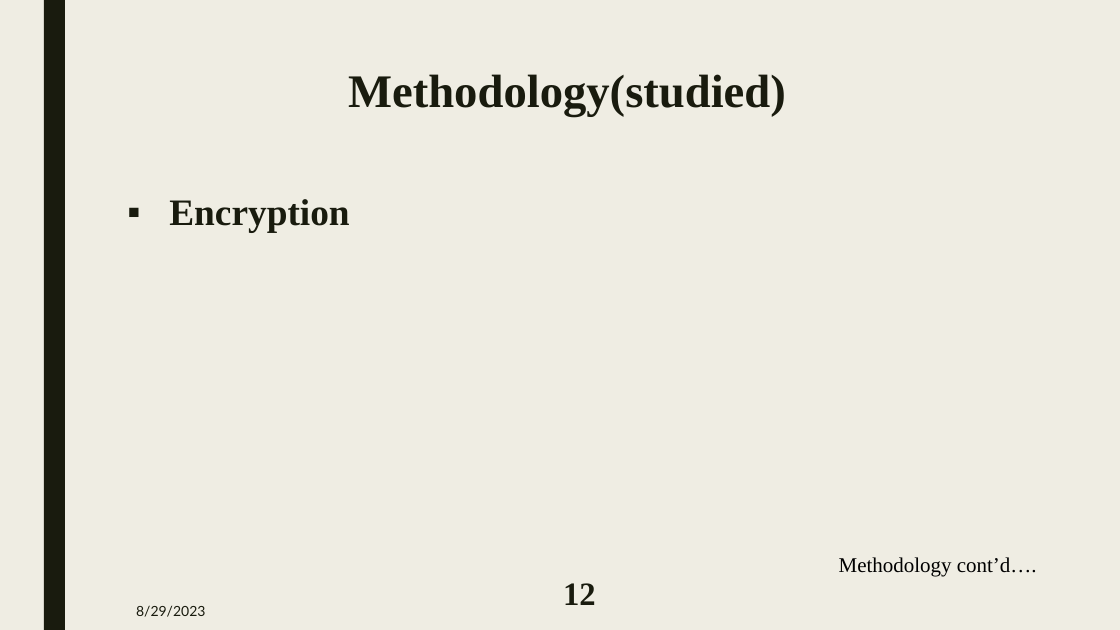
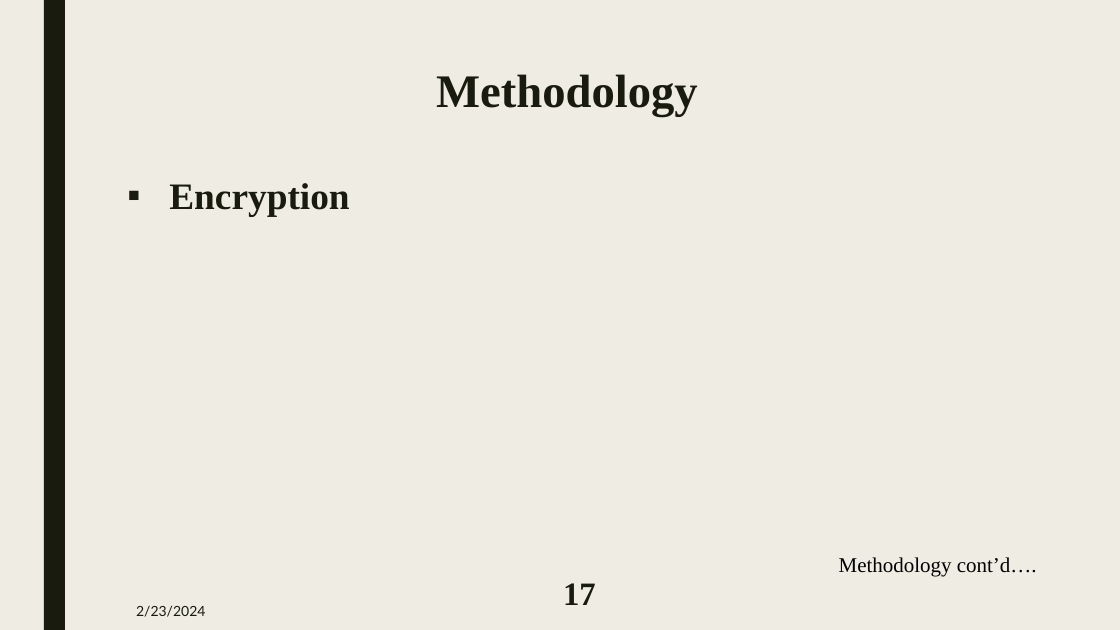
Before and after one commit to MAZHAR1807102/Thesis, a slide deck: slide 17 of 1807102-Predefence.pptx (slide 12 before the commit). Drawn at 1120x630 pixels with LibreOffice and Linux fonts; fonts in the diff are those of the drawing; grey boxes stand for pictures. Boxes give left, top, right and bottom in pixels: in the first picture for what was removed or moved away, otherwise in the second. Text is boxed around its words. In the diff, an @@ line names an element or a change of style, - is before the commit and + after.

```diff
--- a/1807102-Predefence.pptx
+++ b/1807102-Predefence.pptx
@@ title at [436, 74, 698, 116]: text changed @@
-Methodology(studied)
+Methodology
@@ text "Encryption": place and size @@
-text "Encryption" at [169, 199, 349, 232]
+text "Encryption" at [169, 183, 349, 216]
@@ page number at [563, 583, 596, 605]: text changed @@
-12
+17
@@ text at [136, 605, 205, 617]: text changed @@
-8/29/2023
+2/23/2024
```
Also in this commit, not shown: 22 other slides changed, 9 slides added, 25 other files.
